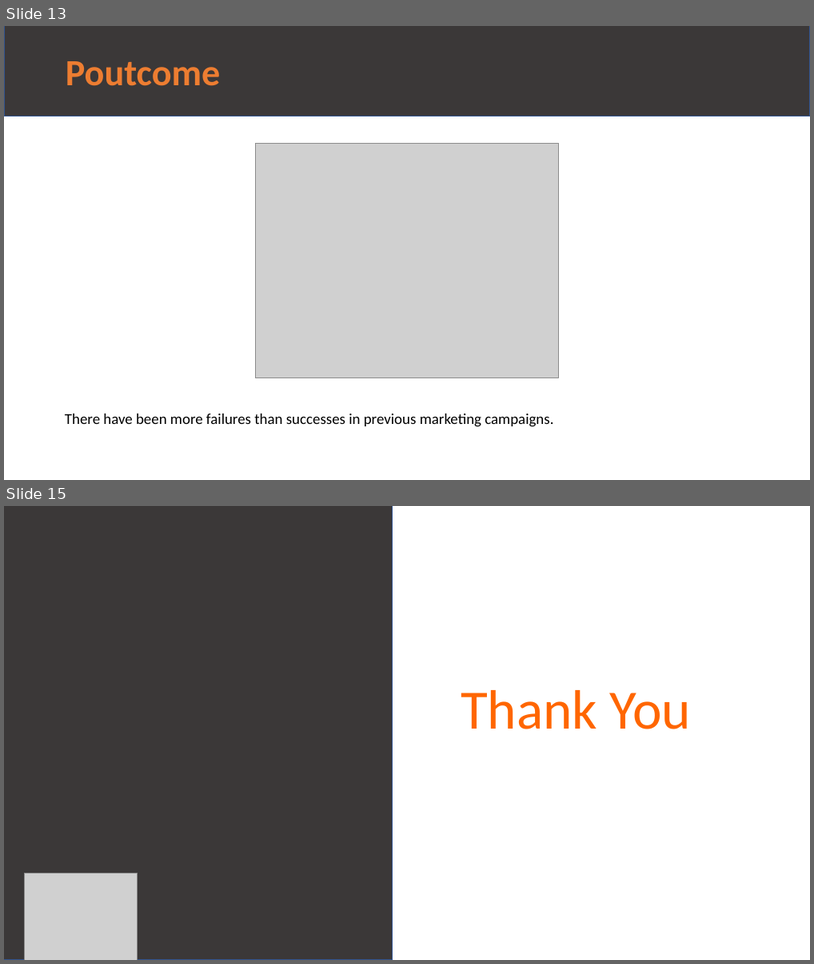
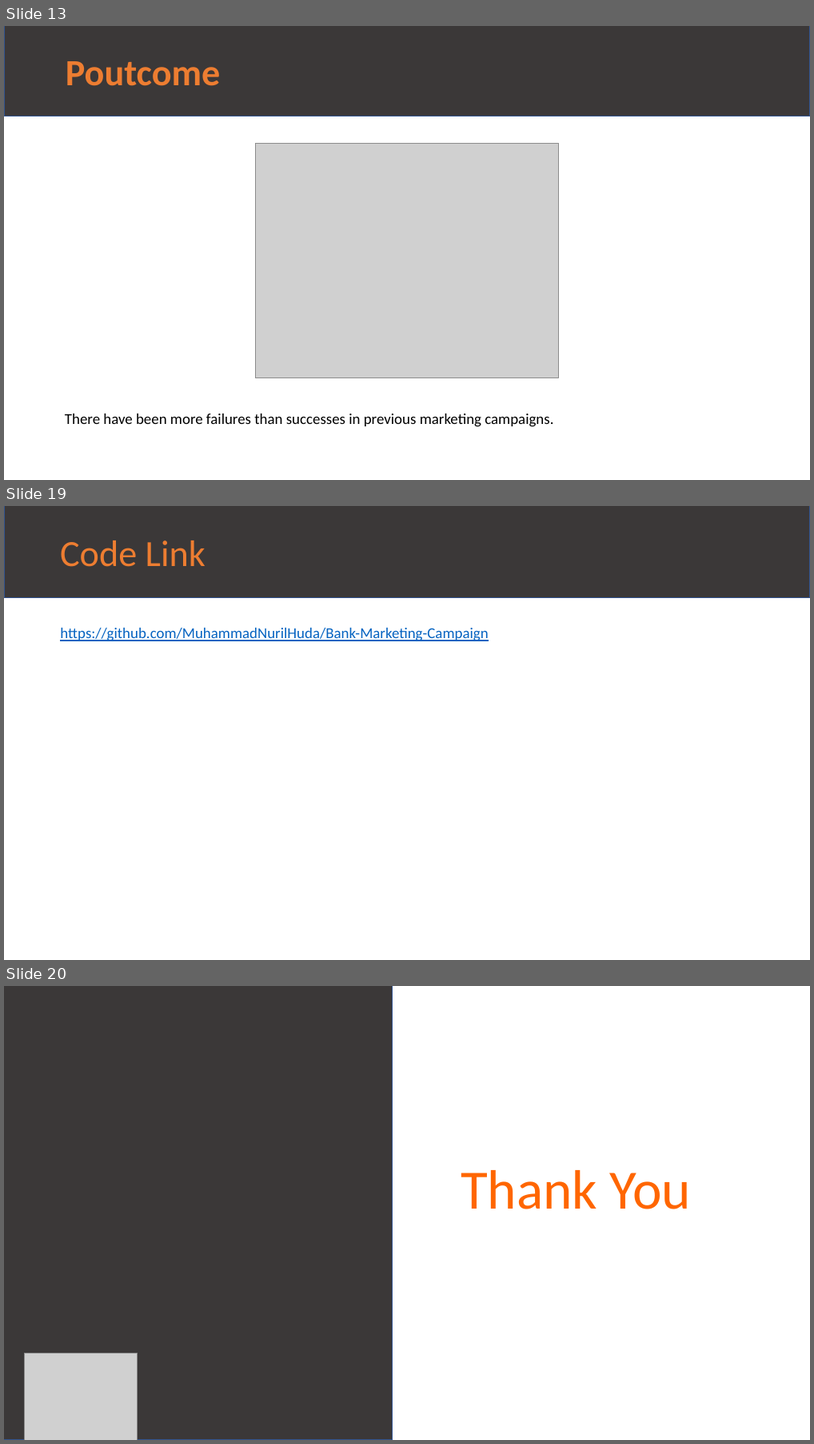
Before and after one commit to MuhammadNurilHuda/Bank-Marketing-Campaign, a slide deck: Bank Marketing Campaign - Final.pptx. Shown one above the other, each under a label of ours: slides 13 and 15 before the commit, slides 13, 19 and 20 after it; the slides between them are not shown. The pictures are 814x964 and 814x1444 pixels, drawn with LibreOffice and Linux fonts; fonts in the diff are those of the drawing; grey boxes stand for pictures. Boxes give left, top, right and bottom in pixels: in the first picture for what was removed or moved away, otherwise in the second. Text is boxed around its words. In the diff, an @@ line names an element or a change of style, - is before the commit and + after.

```diff
--- a/Bank Marketing Campaign - Final.pptx
+++ b/Bank Marketing Campaign - Final.pptx
@@ slide 19 added at bbox=[4, 506, 810, 960], background #FFFFFF @@
@@ rectangle added at bbox=[4, 506, 810, 597], fill #3B3838, outline #325491 1 pt, 44 pt, text #ED7D31 @@
+Code Link
@@ text added at bbox=[60, 628, 488, 641], 18 pt, text #0563C1, underline @@
+https://github.com/MuhammadNurilHuda/Bank-Marketing-Campaign
@@ what was slide 15 is now slide 20 @@
```
Also in this commit, not shown: 1 slide changed, 5 other slides added, 1 slide removed, 6 other files.
